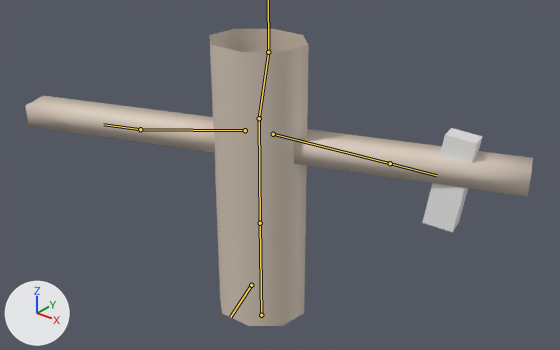
What one commit did to the Blender file packages/import-blend/test/fixtures/rig-4.2.blend.
Rendered twice from a 50 mm camera at (1.867, -2.047, 1.863) aimed at (0.353, -0.155, 0.69). Arrows for +X, +Y and +Z are at lower left; the lights stay in place. The older version comes first. The bones that change, and the others that lie on the model, are drawn over the model as lines.

In view in the first picture: 'Body', 'Prop'.
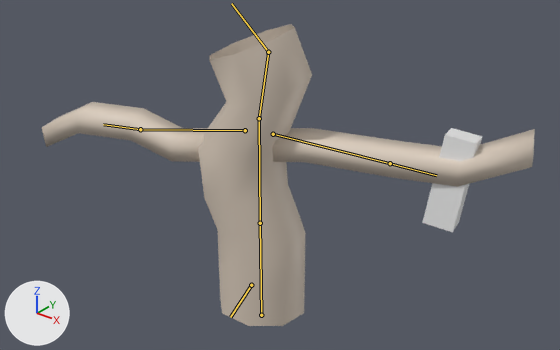
The newer file adds an action. The first version stands in its rest pose; the second is drawn at frame 9 of the action 'Partial'.

Boxes [x1, y1, x2, y2] around the edits, measured in the pictures (560 x 350 px):
'Body', posed: before [26, 29, 533, 326]; after [42, 24, 535, 326]

The change in detail:
Bone 'Average' (bone_average) turns from (0, 0, 0) to (0, 0, 40) degrees about its own x, y and z.
Bone 'NoLocal' (bone_nolocal) turns from (0, 0, 0) to (0, 40, 0) degrees about its own x, y and z.
